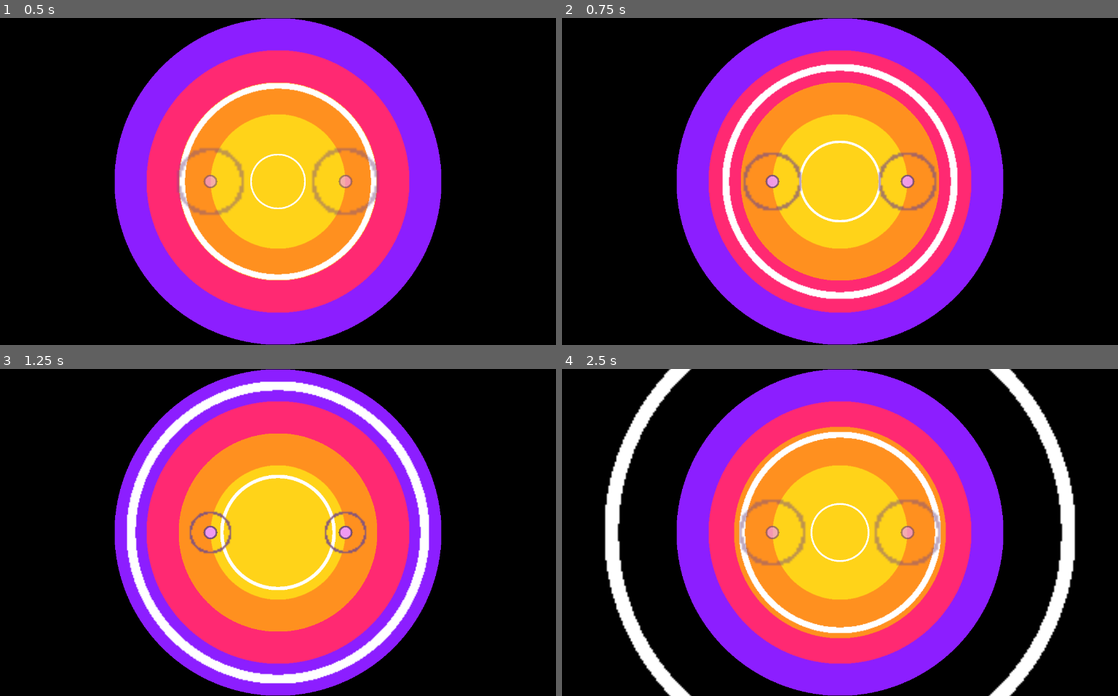
Above: before the commit, frames 1-4 (two rows, left to right).
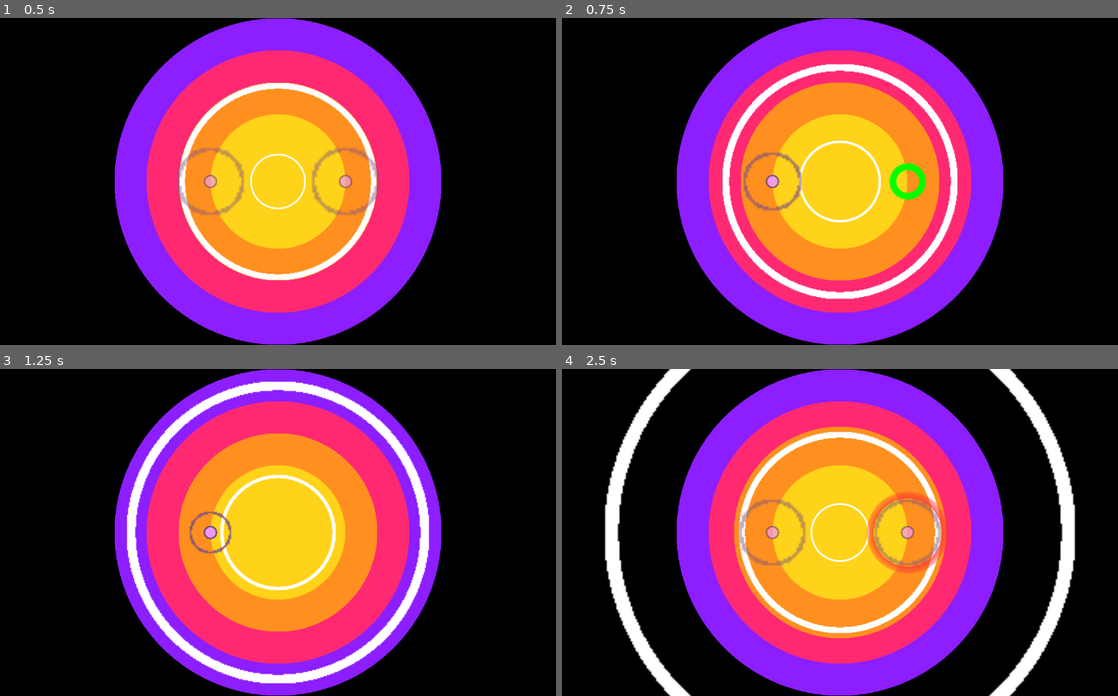
Above: after the commit, the same moments.

Repository: wispykey/epicenter
Game: Godot game, scene res://Main.tscn
Two runs of this game, one before a commit and one after it. Both use one fixed random seed, a clock stepped at 60 frames per second and the inputs below. Sound files missing from this copy of the repository are replaced by a short silence.
Inputs:
- Up to frame 1 (0.5 s): no input
- Up to frame 2 (0.75 s): hold J (hit_ring1_right) from 0.53 s (still down)
- Up to frame 3 (1.25 s): keep holding J (hit_ring1_right)
- Up to frame 4 (2.5 s): release J (hit_ring1_right) at 1.28 s; hold F (hit_ring1_left) 1.28-2.03 s; hold J (hit_ring1_right) from 2.03 s (still down)

Frame 1 is identical in both runs. In frame 2, 0.8% of the frame differs, in the area x 56-68%, y 41-59%; in frame 3, 0.3%; in frame 4, 0.8%, in the area x 54-70%, y 37-63%.

Commit message:
Red VFX on miss; fix left/right mixups

Diff:
--- a/Shaders/BlipVFX.tscn
+++ b/Shaders/BlipVFX.tscn
@@ -12,10 +12,10 @@
 shader_parameter/t = 0.0
 
 [node name="BlipVFX" type="ColorRect"]
+modulate = Color(0, 1, 0, 0.68235296)
 material = SubResource("ShaderMaterial_li7h7")
 offset_right = 200.0
 offset_bottom = 200.0
-color = Color(0, 0.95, 0.33250013, 0.6039216)
 script = ExtResource("2_li7h7")
 
 [node name="Timer" type="Timer" parent="."]
--- a/main.gd
+++ b/main.gd
@@ -10,11 +10,12 @@
 const COUNTDOWN_OFFSET: int = 1 # in measures'
 const INNER_RING_EASE: float = 0.5
 
-const MINIMUM_LIFETIME_BEFORE_DESTRUCTIBLE: float = 1.0
+const MINIMUM_LIFETIME_BEFORE_DESTRUCTIBLE: float = 0.5
 
 # Increase above 1.0 to have correct timing align with a larger indicator ring state
 # Maybe should be a constant instead of multiplier?
 const BEAT_MARKER_TIMING_CALIBRATION_MULTIPLIER: float = 1.05
+const BLIP_VFX_MISS_COLOR = Color(1.0, 0.2, 0.2, 1.0)
 
 var measure_time_elapsed: float = 0
 
@@ -25,14 +26,14 @@
 
 const BLIP_VFX_OFFSET = Vector2(-100, -100)
 
-const LEFT_MARKER_QUARTER_NOTE_POSITIONS = [
+const RIGHT_MARKER_QUARTER_NOTE_POSITIONS = [
 	Vector2(CENTER.x + FIRST_RING_X, CENTER.y),
 	Vector2(CENTER.x + FIRST_RING_X + RING_INTER_DISTANCE/2.0, CENTER.y),
 	Vector2(CENTER.x + FIRST_RING_X + RING_INTER_DISTANCE/2.0 * 2.0, CENTER.y),
 	Vector2(CENTER.x + FIRST_RING_X + RING_INTER_DISTANCE/2.0 * 3.0, CENTER.y),
 ]
 
-const RIGHT_MARKER_QUARTER_NOTE_POSITIONS = [
+const LEFT_MARKER_QUARTER_NOTE_POSITIONS = [
 	Vector2(CENTER.x - FIRST_RING_X, CENTER.y),
 	Vector2(CENTER.x - FIRST_RING_X - RING_INTER_DISTANCE/2.0, CENTER.y),
 	Vector2(CENTER.x - FIRST_RING_X - RING_INTER_DISTANCE/2.0 * 2.0, CENTER.y),
@@ -71,7 +72,6 @@
 
 func _input(event: InputEvent) -> void:
 	if event.is_action_pressed("hit_ring1_right"):
-		print("HIT Ring1 R")
 		# Check if there is a beat marker currently there
 		# If so, remove the least recently added one (there may be multiple)
 			# And, compute score based on input timing relative to the beat
@@ -87,32 +87,35 @@
 		# 	else:
 		# 		return accum
 
+		var radar_blip = blip_vfx_scene.instantiate()
+		radar_blip.position = RIGHT_MARKER_QUARTER_NOTE_POSITIONS[0] + BLIP_VFX_OFFSET
+
 		if marker_areas.size() > 0 and marker_areas[0].owner.measure_time_elapsed > MINIMUM_LIFETIME_BEFORE_DESTRUCTIBLE:
 			# var marker_area_to_remove = marker_areas.reduce(reduce_func, marker_areas[0])
 			# marker_area_to_remove.owner.queue_free()
 			marker_areas[0].owner.queue_free()
-
-			# VFX
-			# TODO: Conditional VFX depending on outcome/score
-			var radar_blip = blip_vfx_scene.instantiate()
-			radar_blip.position = LEFT_MARKER_QUARTER_NOTE_POSITIONS[0] + BLIP_VFX_OFFSET
-			add_child(radar_blip)
-
+		else:
+			radar_blip.modulate = BLIP_VFX_MISS_COLOR
+
+
+		add_child(radar_blip)
 
 
 	if event.is_action_pressed("hit_ring1_left"):
-		print("HIT Ring1 L")
-
 		var marker_areas: Array[Area2D] = $CollisionZones/Ring1Left.get_overlapping_areas()
+
+		var radar_blip = blip_vfx_scene.instantiate()
+		radar_blip.position = LEFT_MARKER_QUARTER_NOTE_POSITIONS[0] + BLIP_VFX_OFFSET
 
 		if marker_areas.size() > 0 and marker_areas[0].owner.measure_time_elapsed > MINIMUM_LIFETIME_BEFORE_DESTRUCTIBLE:
 			# var marker_area_to_remove = marker_areas.reduce(reduce_func, marker_areas[0])
 			# marker_area_to_remove.owner.queue_free()
 			marker_areas[0].owner.queue_free()
-			var radar_blip = blip_vfx_scene.instantiate()
-			radar_blip.position = RIGHT_MARKER_QUARTER_NOTE_POSITIONS[0] + BLIP_VFX_OFFSET
-			add_child(radar_blip)
-
+		else:
+			radar_blip.modulate = BLIP_VFX_MISS_COLOR
+
+
+		add_child(radar_blip)
 
 
 
